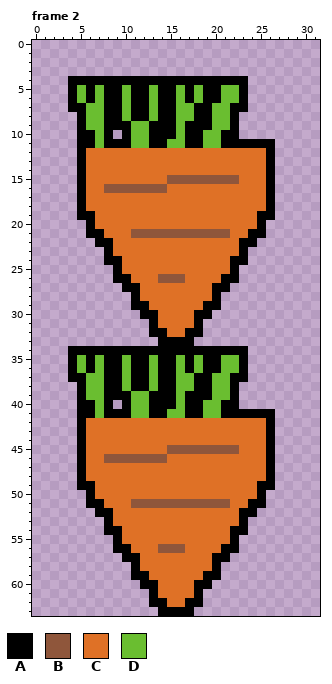
Pixel-art file: assets/perry_llama/enemy_height_32_64.aseprite. Above, as it was before the edit.
32x64 pixels, 4 frames. Shown: frame 2. The commit also changed other frames, which this record leaves out.
Visible layers, top first: "outline", "Layer 1", "cactus".
Palette (. is transparent): A #000000  B #8f563b  C #df7126  D #6abe30
Pixels before, frame 2, first column x 4:
 4 AAAAAAAAAAAAAAAAAAAA...
 5 ADADAADAADAADADAADDA...
 6 ADADAADAADAADADAADDA...
 7 AADDAADAADAADDAADDAA...
 8 .ADDAADAADAADDAADDA....
 9 .ADDAAADDAAADAAADDA....
10 .AADA.ADDAAADAADDAA....
11 .AADAAADDAADDAADDAAAAAA
12 .ACCCCCCCCCCCCCCCCCCCCA
13 .ACCCCCCCCCCCCCCCCCCCCA
14 .ACCCCCCCCCCCCCCCCCCCCA
15 .ACCCCCCCCCBBBBBBBBCCCA
16 .ACCBBBBBBBCCCCCCCCCCCA
17 .ACCCCCCCCCCCCCCCCCCCCA
18 .ACCCCCCCCCCCCCCCCCCCCA
19 .AACCCCCCCCCCCCCCCCCCAA
20 ..ACCCCCCCCCCCCCCCCCCA.
21 ..AACCCBBBBBBBBBBBCCAA.
22 ...AACCCCCCCCCCCCCCAA..
23 ....ACCCCCCCCCCCCCCA...
24 ....AACCCCCCCCCCCCAA...
25 .....ACCCCCCCCCCCCA....
26 .....AACCCBBBCCCCAA....
27 ......AACCCCCCCCAA.....
28 .......ACCCCCCCCA......
29 .......AACCCCCCAA......
30 ........AACCCCAA.......
31 .........ACCCCA........
32 .........AACCAA........
33 ..........AAAA.........
34 AAAAAAAAAAAAAAAAAAAA...
35 ADADAADAADAADADAADDA...
36 ADADAADAADAADADAADDA...
37 AADDAADAADAADDAADDAA...
38 .ADDAADAADAADDAADDA....
39 .ADDAAADDAAADAAADDA....
40 .AADA.ADDAAADAADDAA....
41 .AADAAADDAADDAADDAAAAAA
42 .ACCCCCCCCCCCCCCCCCCCCA
43 .ACCCCCCCCCCCCCCCCCCCCA
44 .ACCCCCCCCCCCCCCCCCCCCA
45 .ACCCCCCCCCBBBBBBBBCCCA
46 .ACCBBBBBBBCCCCCCCCCCCA
47 .ACCCCCCCCCCCCCCCCCCCCA
48 .ACCCCCCCCCCCCCCCCCCCCA
49 .AACCCCCCCCCCCCCCCCCCAA
50 ..ACCCCCCCCCCCCCCCCCCA.
51 ..AACCCBBBBBBBBBBBCCAA.
52 ...AACCCCCCCCCCCCCCAA..
53 ....ACCCCCCCCCCCCCCA...
54 ....AACCCCCCCCCCCCAA...
55 .....ACCCCCCCCCCCCA....
56 .....AACCCBBBCCCCAA....
57 ......AACCCCCCCCAA.....
58 .......ACCCCCCCCA......
59 .......AACCCCCCAA......
60 ........AACCCCAA.......
61 .........ACCCCA........
62 .........AACCAA........
63 ..........AAAA.........
Now the later version:
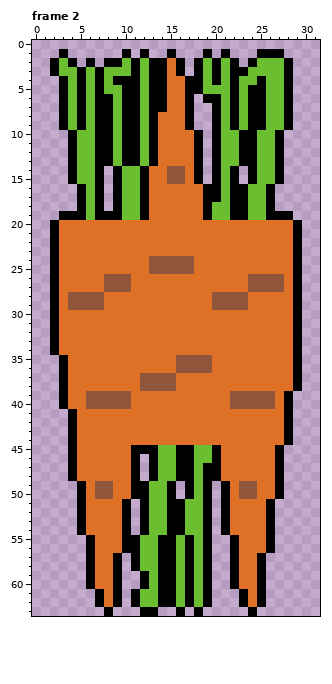
Diff:
layer "Layer 2" added
layer "Layer 5" added
layer "cactus" removed
Changed rows in their new state; - is an unchanged pixel.
Frame 2:
first column x 2:
 1 -A------A-A--A---A-A---AAA--
 2 ADA-A-AADADAACA-ADADA-ADDDA-
 3 ADDADADDDADAACA-ADADAADDDDA-
 4 -AD-D-D---D--CC--D-D-DDADDA-
 5 -ADADADDA-DA-CC-ADD-ADAADDA-
 6 -ADADA-DA-DA-CC-.---ADAADDA-
 7 -AD--A-DA-DA-CCA..A--DAADDA-
 8 -AD--A-DA-DACCCA..A--DAADDA-
 9 -AD--A-D-A--CCC-..A--DAADDA-
10 --ADDA-D-A--CCCC-.ADDAADDA--
11 --ADDA-D-A--CCCC-.ADD--DDA--
12 --ADDAADAADA----A.ADDAADDA--
13 --ADDAADAADA----A.ADDAADDA--
14 --ADDA.ADDA--BB-A.ADA.ADDA--
15 --ADDA.ADDA----CA.ADA.ADDA--
16 ----DA.ADDACC----AADAADD----
17 ----DA.ADDA------AADAADD----
18 ----DA.ADDA------ADDAADD----
19 -AA-DAAADDA------ADDAADD-AA-
20 ACCCC------------------CCCCA
21 ACCCCC---CCCCCCCCCCC--CCCCCA
22 ACCCCCC--------------CCCCCCA
23 ACCCCCC--------------CCCCCCA
24 ACCCCCCC---BBBBB----CCCCCCCA
25 ACCCCCCC---BBBBB----CCCCCCCA
26 ACCCCCBBB---CCC----CCCBBBBCA
27 ACCCCCBBBC--------CCCCBBBBCA
28 ACBBBBCCCC--------BBBBCCCCCA
29 ACBBBBCCCCC------CBBBBCCCCCA
30 ACCCCCCCCCCC----CCCCCCCCCCCA
31 ACCCCCCCCCCC----CCCCCCCCCCCA
32 ACCCCCCCCCCCC--CCCCCCCCCCCCA
33 ACCCCCCCCCCCCCCCCCCCCCCCCCCA
34 ACCCCCCCCCCCCCCCCCCCCCCCCCCA
35 -ACCCCCCCCCCCCBBBBCCCCCCCCCA
36 -ACCCCCCCCCCCCBBBBCCCCCCCCCA
37 -ACCCCCCCCBBBBCCCCCCCCCCCCCA
38 -ACCCCCCCCBBBBCCCCCCCCCCCCCA
39 -ACCBBBBBCCCCCCCCCCCBBBBBCA-
40 -ACCBBBBBCCCCCCCCCCCBBBBBCA-
41 --ACCCCCCCCCCCCCCCCCCCCCCCA-
42 --AC--------------------CCA-
43 --AC--------------------CCA-
44 --AC--------------------CCA-
45 --AC-----AAADDAADDACC---CA--
46 --AC--CCCA.ADDAADDA-----CA--
47 --AC-----A.ADDAADAA-----CA--
48 --AC-----A.ADDAADAA-----CA--
49 ----CBB--AADDA.ADA.A-BBCCA--
50 ---ACBB--AADDA.ADA.A-BBCCA--
51 ---ACC--A.ADDAADDA.A--CCA---
52 ---ACCC-A.ADDAADDA.A-CCCA---
53 ---ACCC-A.ADDAADDA.A-CCCA---
54 ---ACCCCA.ADDAADDA.ACCCCA---
55 ----ACCCAADDAADADA..-CCCA---
56 ----ACCC-ADDAADADA..-CCCA---
57 ----ACCA.-DDAADADA..ACCA----
58 ----ACCA--DDAADADA.-ACCA----
59 ----ACCA-.-DAADAD-.-ACCA----
60 ----ACCA---DAADAD---ACCA----
61 -----ACA-ADDAADADA---ACA----
62 -----ACA-ADD-AD-DA---ACA----
63 ------A---AA..-.A-----A-----
Boxes around the changes in both pictures, in picture pixels (x1, y1, x2, y2):
changed: (50, 49, 302, 616)
